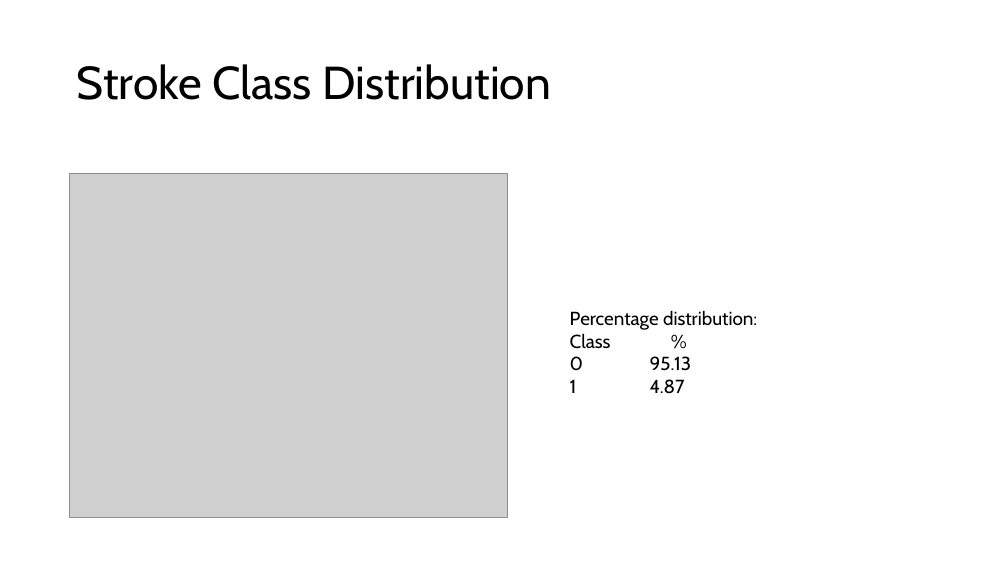
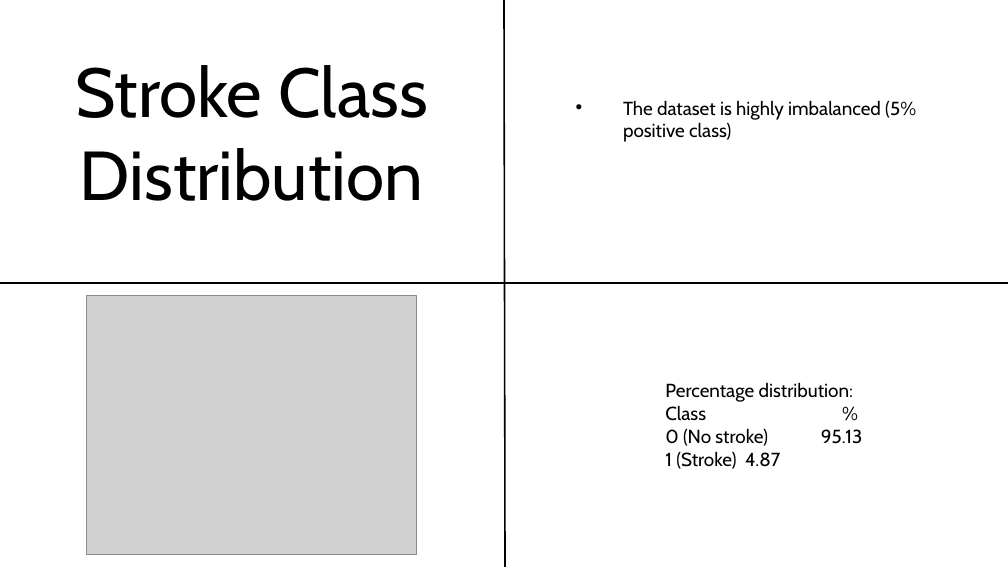
Before and after one commit to adnt01/stroke_factors_analysis, a slide deck: slide 5 of report_and_presentation/Cohort8_DS3_Presentation.pptx. Drawn at 1008x567 pixels with LibreOffice and Linux fonts; fonts in the diff are those of the drawing; grey boxes stand for pictures; background and template pictures are left out. Boxes give left, top, right and bottom in pixels: in the first picture for what was removed or moved away, otherwise in the second. Text is boxed around its words. In the diff, an @@ line names an element or a change of style, - is before the commit and + after.

```diff
--- a/report_and_presentation/Cohort8_DS3_Presentation.pptx
+++ b/report_and_presentation/Cohort8_DS3_Presentation.pptx
@@ line added from (505, 567) to (504, 0), #000000 1.5 pt @@
@@ text "Stroke Class Distribution" at <box>75,65,428,201</box>: size 44 to 66 pt; alignment left to centre; line spacing 0.9 to 1; vertical alignment middle to top @@
@@ text added at <box>623,100,916,142</box>, 18 pt, text #000000 @@
+• The dataset is highly imbalanced (5% positive class)
@@ line added from (1008, 283) to (0, 283), #000000 1.5 pt @@
@@ picture: place and size @@
-picture at <box>70,173,508,517</box>
+picture at <box>86,296,417,555</box>
@@ text "Percentage distribution: Class %": place and size @@
-text "Percentage distribution: Class %" at <box>570,310,757,394</box>
+text "Percentage distribution: Class %" at <box>665,382,863,469</box>
@@ text at <box>665,428,863,469</box>: text changed @@
-0 95.13
-1 4.87
+0 (No stroke) 95.13
+1 (Stroke) 4.87
```
Also in this commit, not shown: 4 other slides changed, 7 slides added, 6 slides removed.
